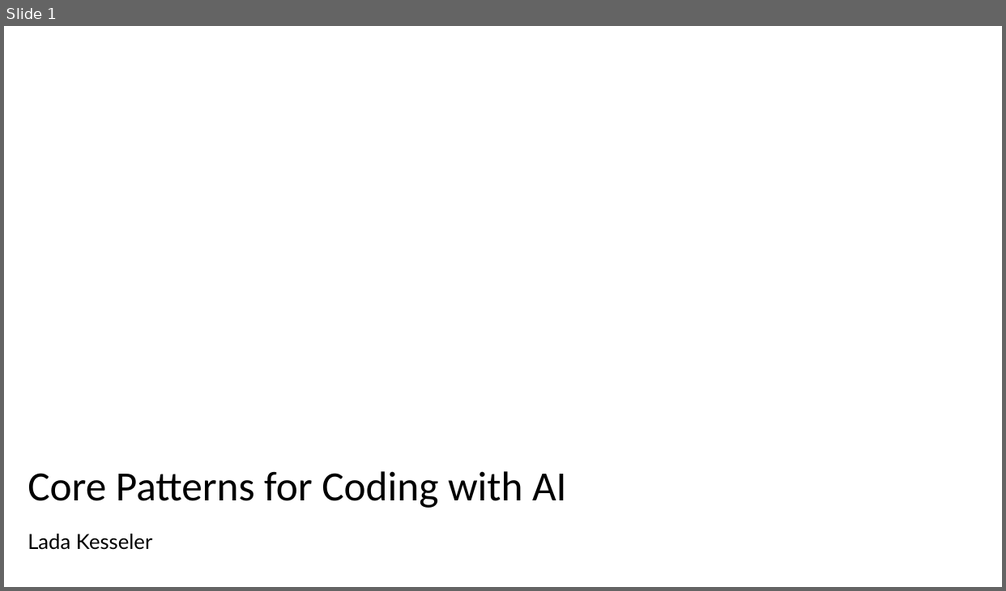
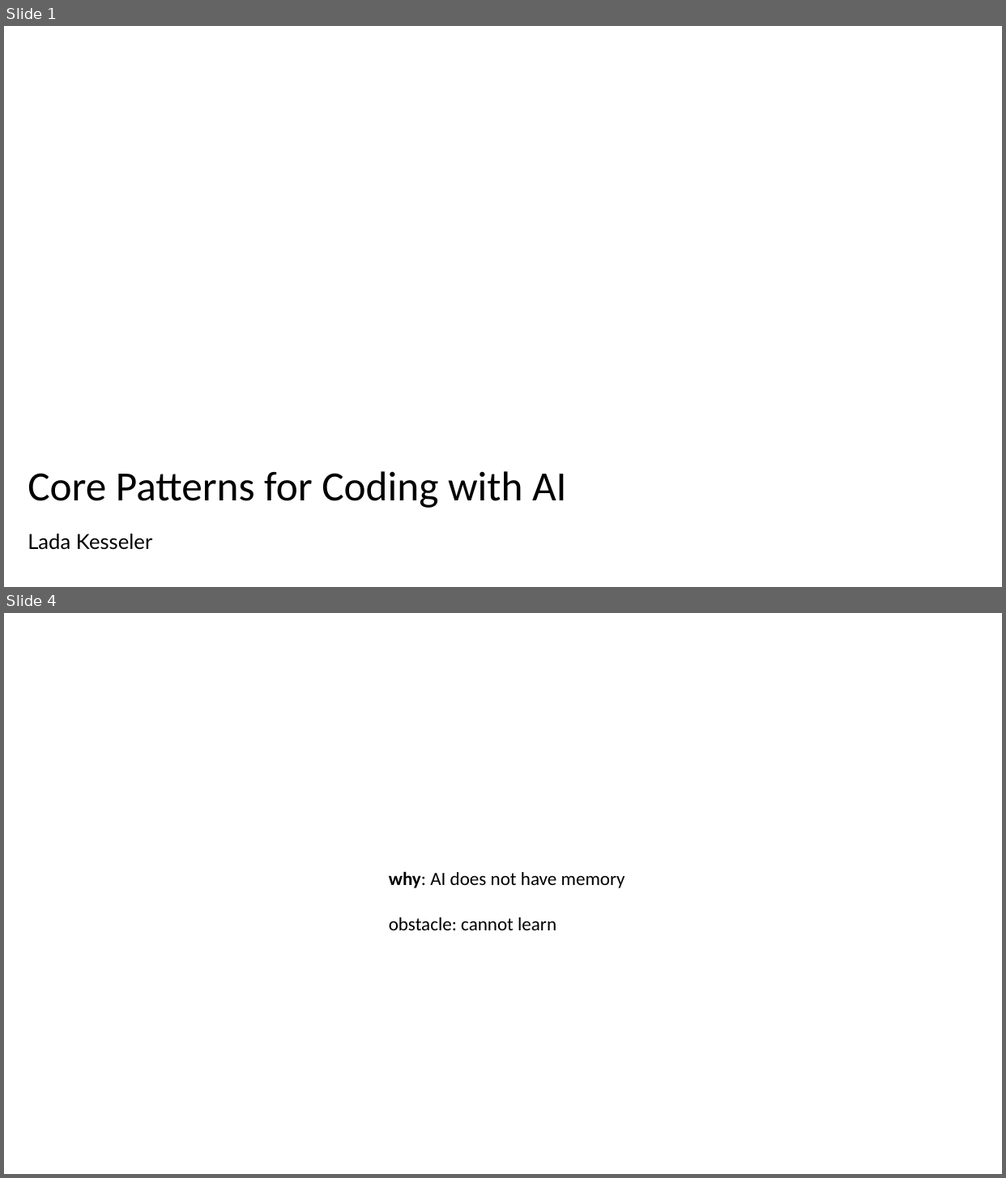
Before and after one commit to lexler/Talks, a slide deck: Slides/Core Patterns for Coding with AI.pptx. Shown one above the other, each under a label of ours: slide 1 before the commit, slides 1 and 4 after it; the slides between them are not shown. The pictures are 1006x591 and 1006x1178 pixels, drawn with LibreOffice and Linux fonts; fonts in the diff are those of the drawing. Boxes give left, top, right and bottom in pixels: in the first picture for what was removed or moved away, otherwise in the second. Text is boxed around its words. In the diff, an @@ line names an element or a change of style, - is before the commit and + after.

```diff
--- a/Slides/Core Patterns for Coding with AI.pptx
+++ b/Slides/Core Patterns for Coding with AI.pptx
@@ slide 4 added at <box>4,613,1002,1174</box>, background #FFFFFF @@
@@ text added at <box>389,871,625,931</box>, 18 pt, text #000000 @@
+why: AI does not have memory
+obstacle: cannot learn
```
Also in this commit, not shown: 10 other slides added.
